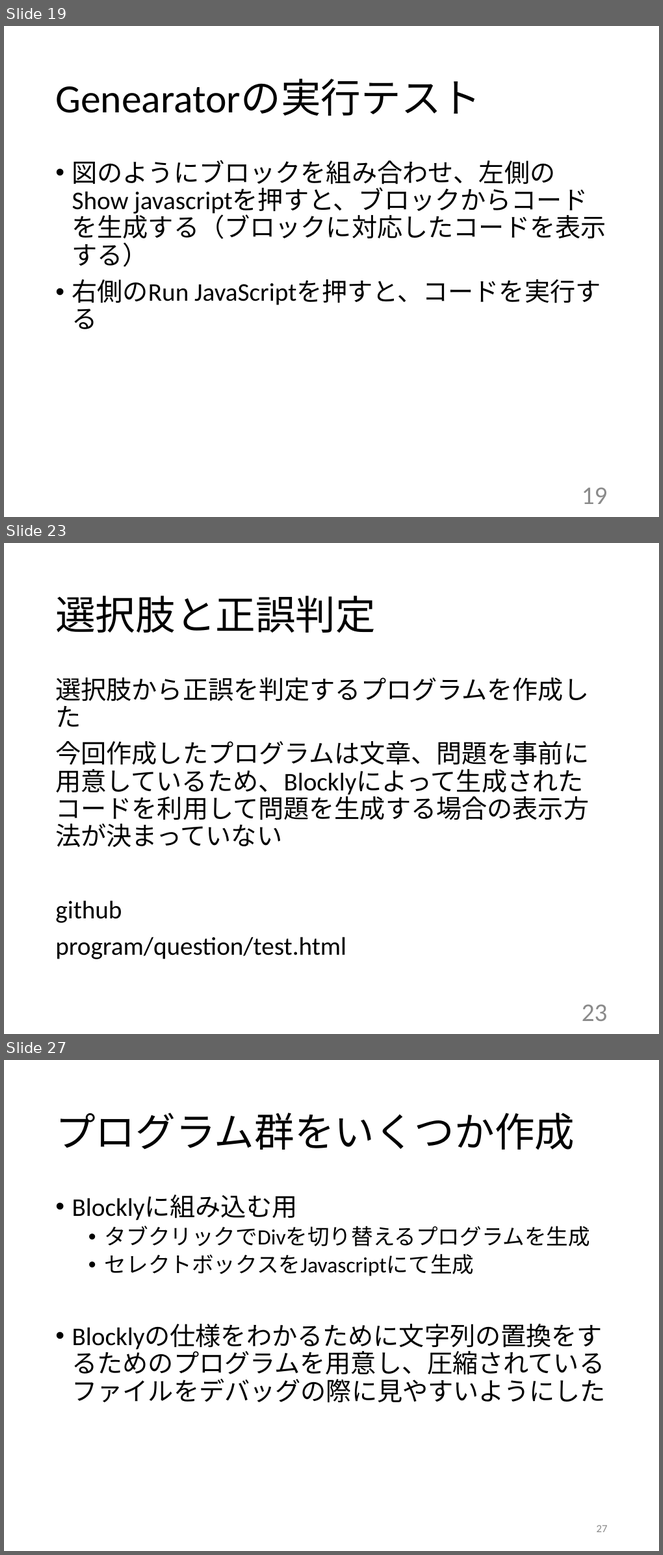
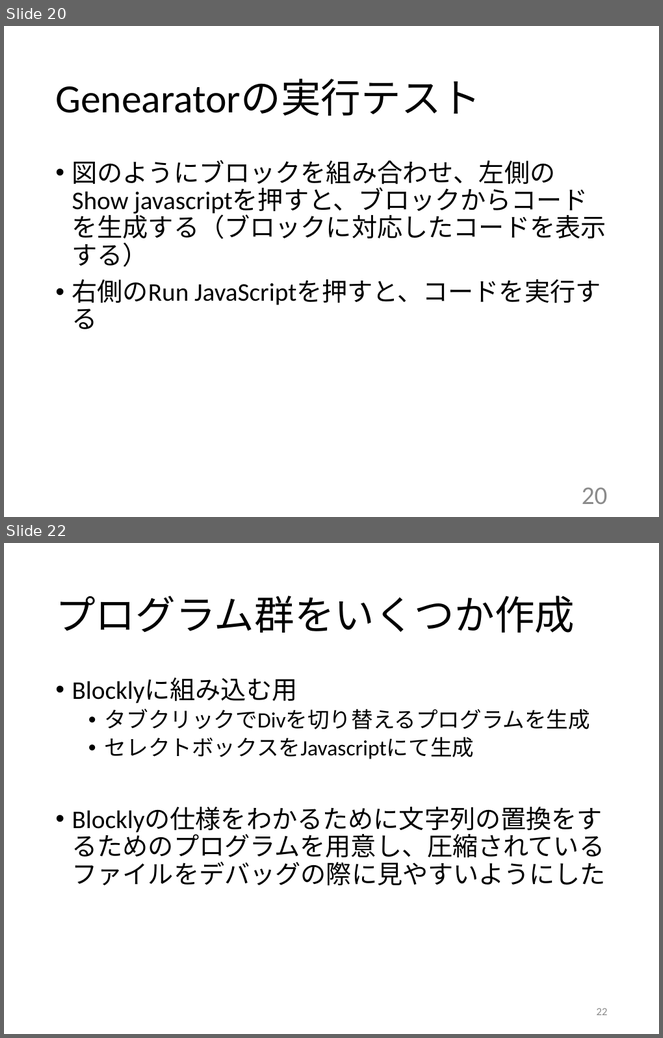
Before and after one commit to kait-takanolab/1821121-shimaoka-thesis, a slide deck: 1821121_shimaoka_sotsuken.pptx. Shown one above the other, each under a label of ours: slides 19, 23 and 27 before the commit, slides 20 and 22 after it; the slides between them are not shown. The pictures are 663x1555 and 663x1038 pixels, drawn with LibreOffice and Linux fonts; fonts in the diff are those of the drawing. Boxes give left, top, right and bottom in pixels: in the first picture for what was removed or moved away, otherwise in the second. Text is boxed around its words. In the diff, an @@ line names an element or a change of style, - is before the commit and + after.

```diff
--- a/1821121_shimaoka_sotsuken.pptx
+++ b/1821121_shimaoka_sotsuken.pptx
@@ slide 23 removed at (4,543,659,1034), background #FFFFFF @@
@@ title removed at (55,596,376,633) @@
-選択肢と正誤判定
@@ text removed at (55,678,589,960) @@
-選択肢から正誤を判定するプログラムを作成した
-今回作成したプログラムは文章、問題を事前に用意しているため、Blocklyによって生成されたコードを利用して問題を生成する場合の表示方法が決まっていない
-github
-program/question/test.html
@@ page number removed at (582,1005,608,1021) @@
-23
@@ what was slide 19 is now slide 20 @@
@@ page number at (582,488,608,504): text changed @@
-19
+20
@@ what was slide 27 is now slide 22 @@
@@ page number at (597,1008,608,1016): text changed @@
-27
+22
```
Also in this commit, not shown: 4 slides changed, 2 slides added, 6 other slides removed.
